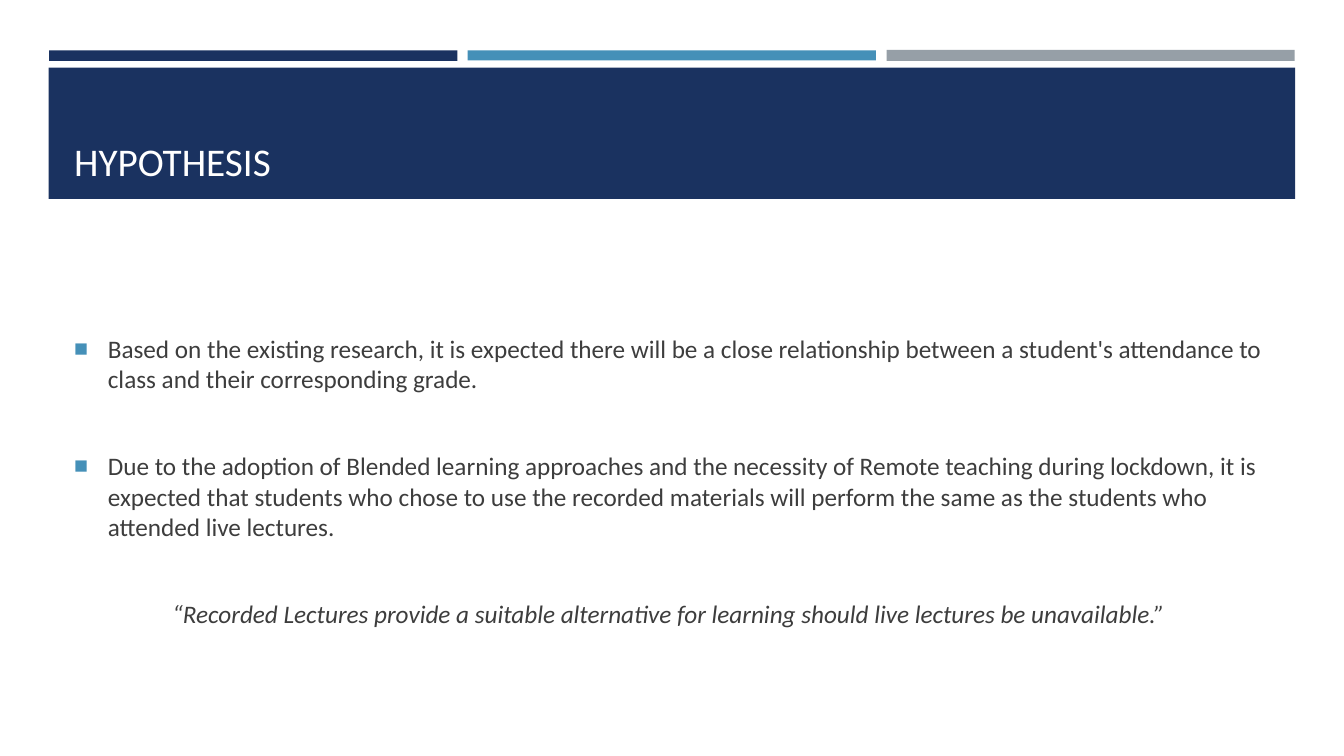
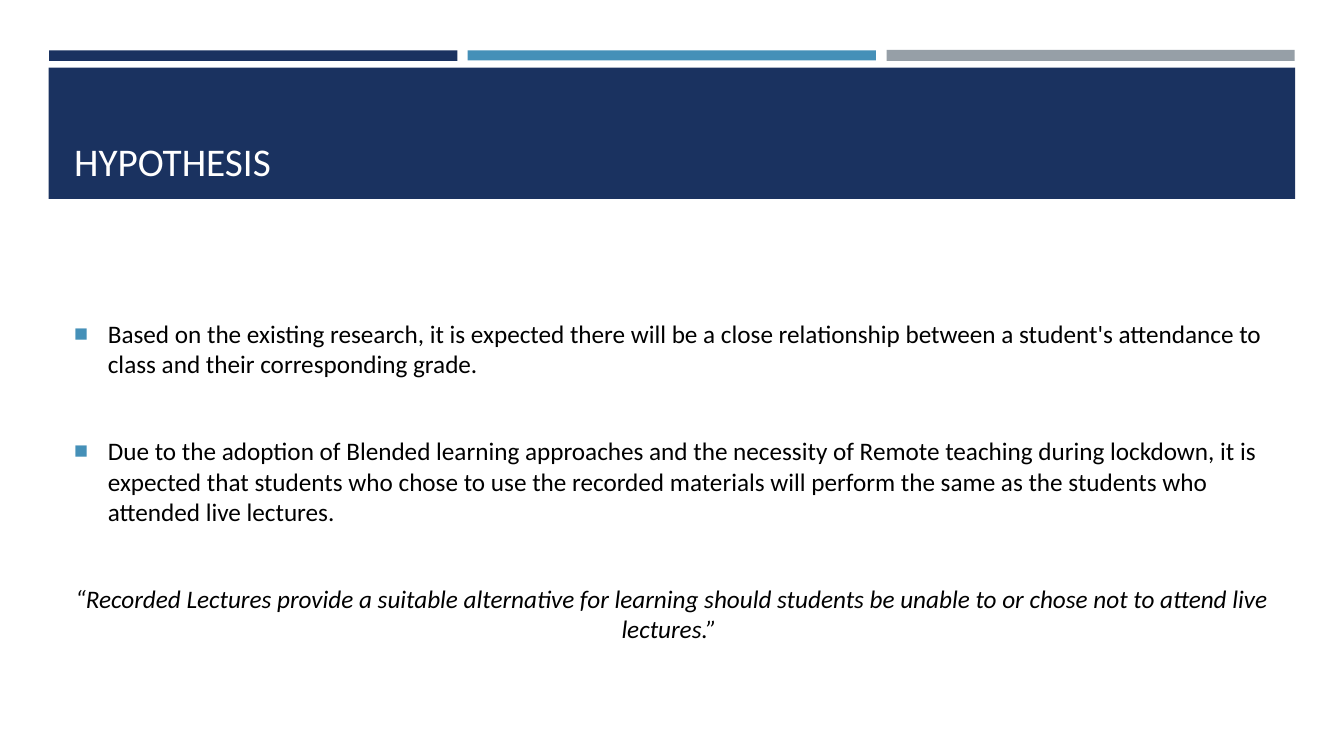
Before and after one commit to ChrisAcornleyPhD/CAP512Data, a slide deck: slide 5 of scripts/CAP512.pptx (slide 4 before the commit). Drawn at 1344x756 pixels with LibreOffice and Linux fonts; fonts in the diff are those of the drawing. Boxes give left, top, right and bottom in pixels: in the first picture for what was removed or moved away, otherwise in the second. Text is boxed around its words. In the diff, an @@ line names an element or a change of style, - is before the commit and + after.

```diff
--- a/scripts/CAP512.pptx
+++ b/scripts/CAP512.pptx
@@ text at (x1=108, y1=325, x2=1260, y2=522): text colour #3D3D3D to #000000 in "Based on the existing research, it is ...", "Due to the adoption of Blended learning ..." @@
@@ text at (x1=75, y1=590, x2=1267, y2=639): text changed; text colour #3D3D3D to #000000 @@
-“Recorded Lectures provide a suitable alternative for learning should live lectures be unavailable.”
+“Recorded Lectures provide a suitable alternative for learning should students be unable to or chose not to attend live lectures.”
```
Also in this commit, not shown: 21 other slides changed, 3 slides added.
